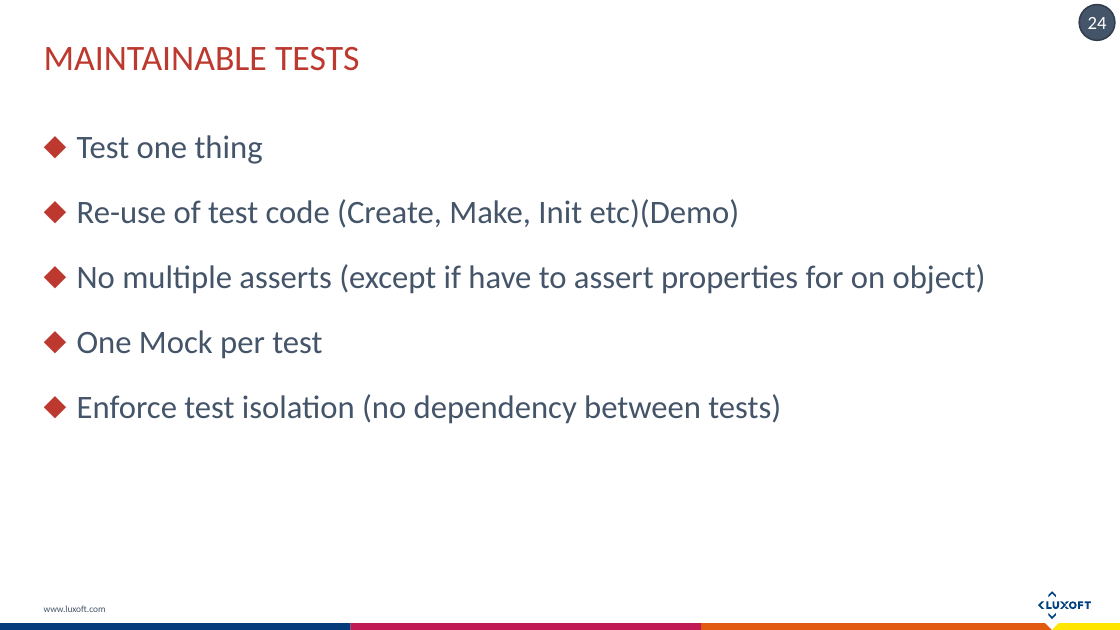
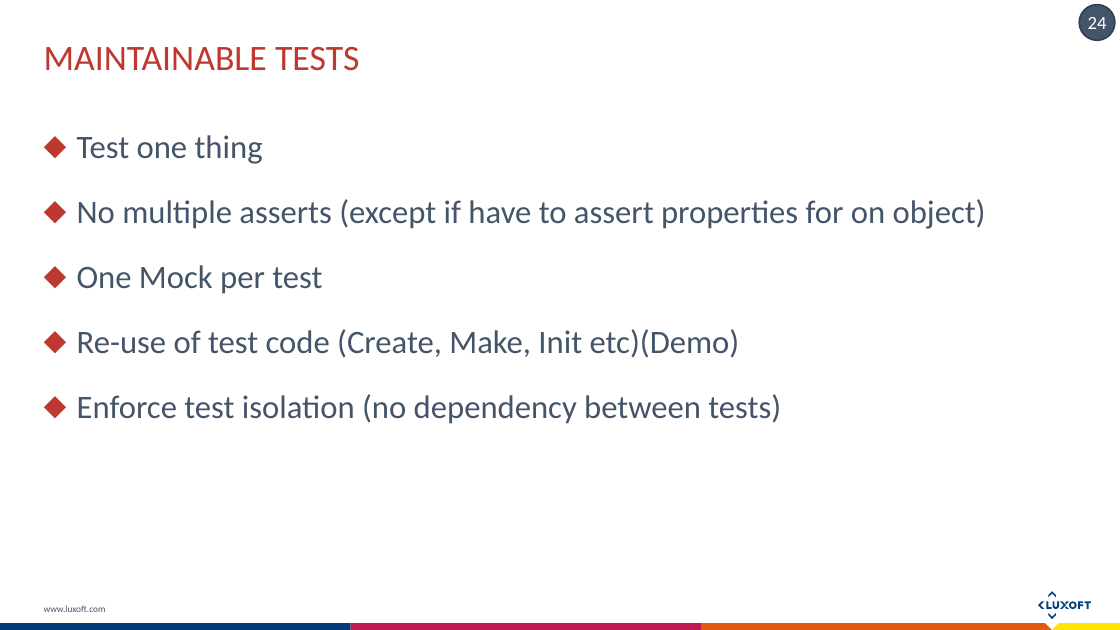
Before and after one commit to exiton3/Unit-tests-Best-Practices-Samples, a slide deck: slide 24 of Docs/Unit testing Bests practices.pptx. Drawn at 1120x630 pixels with LibreOffice and Linux fonts; fonts in the diff are those of the drawing. Boxes give left, top, right and bottom in pixels: in the first picture for what was removed or moved away, otherwise in the second. Text is boxed around its words. In the diff, an @@ line names an element or a change of style, - is before the commit and + after.

Commit message:
MakePerson Maintainable tests

```diff
--- a/Docs/Unit testing Bests practices.pptx
+++ b/Docs/Unit testing Bests practices.pptx
@@ text at <box>77,199,740,228</box>: paragraph removed @@
-⬥ Re-use of test code (Create, Make, Init etc)(Demo)
@@ text at <box>77,329,740,358</box>: paragraph added @@
+⬥ Re-use of test code (Create, Make, Init etc)(Demo)
```
Also in this commit, not shown: 2 other slides changed, 6 slides added, 5 other files.
